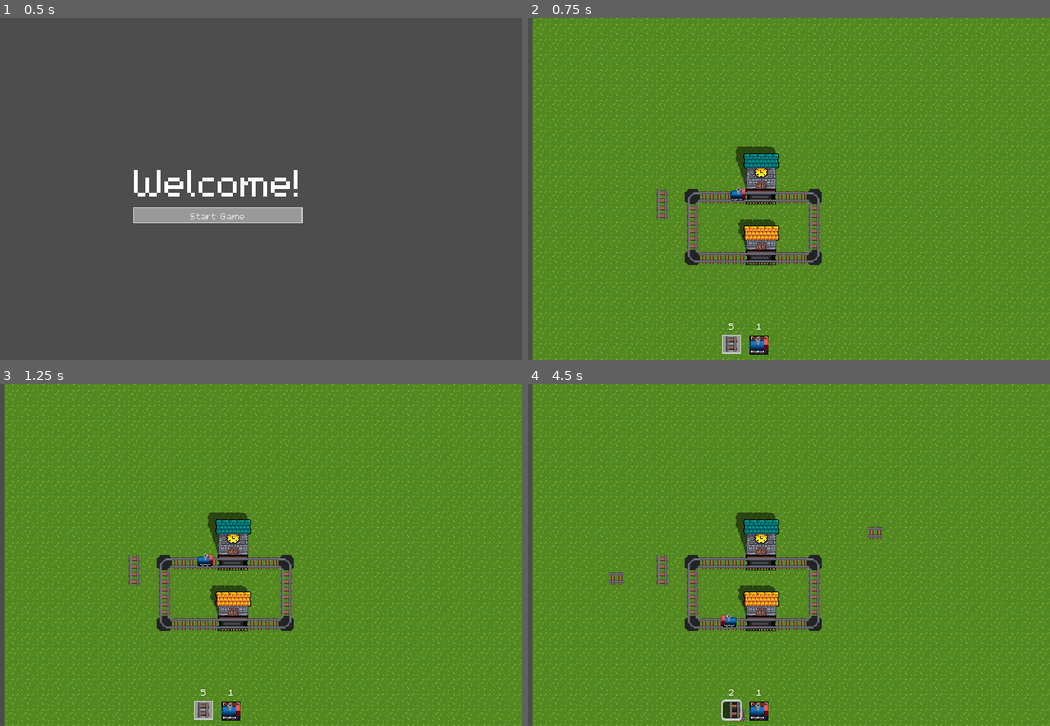
Above: before the commit, frames 1-4 (two rows, left to right).
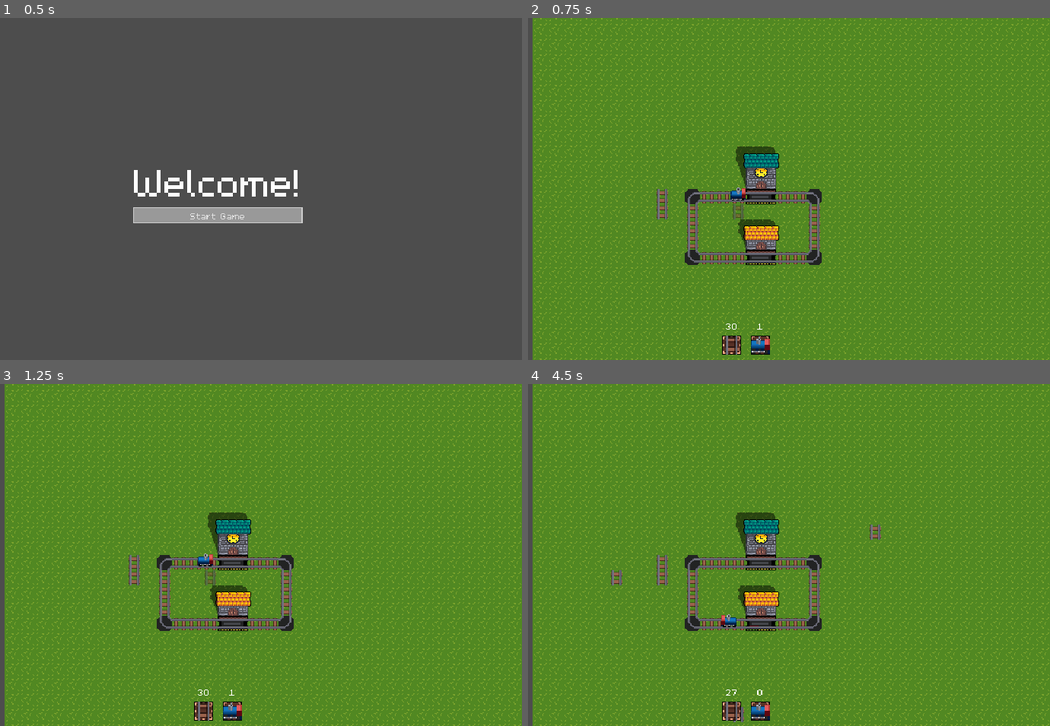
Above: after the commit, the same moments.

Repository: LaffertyDev/mini-trains
Game: Godot game, scene res://src/ui/main_menu/main_menu.tscn
The game is run twice, just before and just after one commit, with the same random seed, the same clock (stepped at 60 frames per second) and the same inputs.
Inputs (mouse positions are in pixels of both pictures, inside the frame that each line leads up to):
- Up to frame 1 (0.5 s): no input
- Up to frame 2 (0.75 s): click "Start Game" at 0.5 s
- Up to frame 3 (1.25 s): no input
- Up to frame 4 (4.5 s): click (731, 708) at 1.27 s; click (731, 708) at 2.02 s; click (731, 708) at 2.77 s; move the mouse to (877, 537) at 3.52 s; press the mouse at (877, 537) at 3.53 s; right-click (877, 537) at 3.8 s; release the mouse at (877, 537) at 4.25 s; drag from (621, 572) to (815, 561) at 4.27 s

Frame 1 is identical in both runs. In frame 2, 0.4% of the frame differs, in the area x 37-47%, y 54-99%; in frame 3, 0.4%; in frame 4, 0.5%, in the area x 15-68%, y 41-99%.

Commit message:
fix rotations

Diff:
--- a/src/entities/gridtile/gridtile.gd
+++ b/src/entities/gridtile/gridtile.gd
@@ -15,12 +15,16 @@
 	update_permitted_rotations()
 
 func rotate_tile():
-	var rotation_idx = permitted_rotations.find(current_rotation)
+	var rotation_idx = -1
+	for i in range(permitted_rotations.size()):
+		if current_rotation == permitted_rotations[i]:
+			rotation_idx = i
+			break
+
 	if rotation_idx == -1:
 		current_rotation = permitted_rotations[0]
-		pass
 	else:
-		current_rotation = (rotation_idx + 1) % permitted_rotations.size()
+		current_rotation = permitted_rotations[(rotation_idx + 1) % permitted_rotations.size()]
 		pass
 	set_sprite_match_rotation()
 	GlobalAudio.play_sound_rotate_junction()
@@ -37,15 +41,13 @@
 	var has_neighbor_right = grid_controller.get_tile_at_pos(my_position + Vector2(1, 0)) == Constants.GridType.TRACK
 
 	var rotations = []
-	if not has_neighbor_top and not has_neighbor_bottom:
-		# simple horizontal
-		rotations.append(0)
-	elif not has_neighbor_left and not has_neighbor_right:
-		# simple vertical
-		rotations.append(1)
-	elif has_neighbor_bottom and has_neighbor_top and has_neighbor_left and has_neighbor_right:
+	if has_neighbor_bottom and has_neighbor_top and has_neighbor_left and has_neighbor_right:
 		rotations = [6, 7]
 	else:
+		if has_neighbor_left and has_neighbor_right and !has_neighbor_top and !has_neighbor_bottom:
+			rotations.append(0)
+		if has_neighbor_bottom and has_neighbor_top and !has_neighbor_left and !has_neighbor_right:
+			rotations.append(1)
 		if has_neighbor_bottom and has_neighbor_right:
 			rotations.append(2)
 		if has_neighbor_left and has_neighbor_bottom:
@@ -55,6 +57,17 @@
 		if has_neighbor_top and has_neighbor_right:
 			rotations.append(5)
 
+		if has_neighbor_left and has_neighbor_right and (has_neighbor_top or has_neighbor_bottom):
+			rotations.append(6)
+		if has_neighbor_top and has_neighbor_bottom and (has_neighbor_left or has_neighbor_right):
+			rotations.append(7)
+
+		if rotations.size() == 0:
+			if has_neighbor_left or has_neighbor_right:
+				rotations.append(0)
+			else:
+				rotations.append(1)
+
 	permitted_rotations = rotations
 	var has_rotation = true
 	for r in permitted_rotations:
--- a/src/game.tscn
+++ b/src/game.tscn
@@ -10,6 +10,7 @@
 [ext_resource type="SpriteFrames" uid="uid://dydwlxhmga7ak" path="res://src/terrain/tile_highlight.tres" id="8_cdx1q"]
 [ext_resource type="PackedScene" uid="uid://fxbedv8vi18g" path="res://src/ui/hud/hud.tscn" id="8_uktfx"]
 [ext_resource type="Texture2D" uid="uid://d25puk1ne8r8s" path="res://src/entities/gridtile/rail_vertical.png" id="10_uktfx"]
+[ext_resource type="Texture2D" uid="uid://drry4iiffbktt" path="res://src/ui/build_menu/train_base.png" id="11_y2hwx"]
 
 [node name="game" type="Node2D"]
 script = ExtResource("1_bs6l1")
@@ -143,9 +144,26 @@
 
 [node name="Camera2D" type="Camera2D" parent="."]
 
-[node name="ghost" type="Sprite2D" parent="."]
+[node name="ghost_track" type="Sprite2D" parent="."]
 unique_name_in_owner = true
+visible = false
 modulate = Color(0.784314, 0.784314, 0.784314, 0.54902)
+top_level = true
 texture = ExtResource("10_uktfx")
 
+[node name="ghost_train" type="Sprite2D" parent="."]
+unique_name_in_owner = true
+visible = false
+modulate = Color(0.784314, 0.784314, 0.784314, 0.54902)
+top_level = true
+texture = ExtResource("11_y2hwx")
+
+[node name="rotate_icon" type="AnimatedSprite2D" parent="."]
+unique_name_in_owner = true
+visible = false
+modulate = Color(0.784314, 0.784314, 0.784314, 0.54902)
+top_level = true
+sprite_frames = ExtResource("8_cdx1q")
+autoplay = "default"
+
 [connection signal="timeout" from="levelup_timer" to="." method="_on_levelup_timer_timeout"]
--- a/src/grid_controller.gd
+++ b/src/grid_controller.gd
@@ -5,6 +5,15 @@
 var rail_scene = preload("res://src/entities/gridtile/gridtile.tscn")
 var build_menu_scene = preload("res://src/ui/build_menu/build_menu.tscn")
 var producer_station_scene = preload("res://src/entities/producer_station/producer_station.tscn")
+
+var ghost_track
+var ghost_train
+var rotate_icon
+
+func _ready():
+	ghost_track = get_parent().get_node("ghost_track")
+	ghost_train = get_parent().get_node("ghost_train")
+	rotate_icon = get_parent().get_node("rotate_icon")
 
 func remove_grid_tile_at_position(pos: Vector2) -> void:
 	var real_grid = get_real_tile_at_pos(pos)
@@ -14,35 +23,60 @@
 func _process(_delta: float) -> void:
 	var tile_pos = world_to_grid(get_global_mouse_position())
 	var tile = get_tile_at_pos(tile_pos)
-	var gui_control_mode: Constants.GuiControlMode = get_tree().current_scene.get_gui().get_hud_control_mode()
-	match gui_control_mode:
-		Constants.GuiControlMode.NONE:
-			var ghost = get_parent().get_node("ghost")
-			ghost.hide()
+	var real_tile = get_real_tile_at_pos(tile_pos)
+	match tile:
+		Constants.GridType.EMPTY:
+			if PlayerData.current_tracks > 0:
+				# show a ghost tile
+				ghost_track.position = grid_to_world_top_left(world_to_grid(get_global_mouse_position())) + Vector2(8, 8)
+				ghost_track.show()
+			else:
+				ghost_track.hide()
+			ghost_train.hide()
+			rotate_icon.hide()
+		Constants.GridType.TRACK:
+			if real_tile.permitted_rotations.size() == 1:
+				if PlayerData.current_trains > 0:
+					# show a ghost tile
+					ghost_train.position = grid_to_world_top_left(world_to_grid(get_global_mouse_position())) + Vector2(8, 8)
+					ghost_train.show()
+				else:
+					ghost_train.hide()
+				ghost_track.hide()
+				rotate_icon.hide()
+			else:
+				rotate_icon.position = grid_to_world_top_left(world_to_grid(get_global_mouse_position())) + Vector2(8, 8)
+				rotate_icon.show()
+		_:
+			ghost_track.hide()
+			ghost_train.hide()
+			rotate_icon.hide()
 			pass
-		Constants.GuiControlMode.TRACK:
-			if tile == Constants.GridType.EMPTY:
-				# show a ghost tile
-				var ghost = get_parent().get_node("ghost")
-				ghost.position = grid_to_world_top_left(world_to_grid(get_global_mouse_position())) + Vector2(8, 8)
-				ghost.show()
-			else:
-				var ghost = get_parent().get_node("ghost")
-				ghost.position = grid_to_world_top_left(world_to_grid(get_global_mouse_position())) + Vector2(8, 8)
-				ghost.hide()
 
-			if Input.is_action_pressed("primary_action"):
-				if tile == Constants.GridType.EMPTY and PlayerData.current_tracks > 0:
-					set_grid_at_pos(tile_pos, Constants.GridType.TRACK)
-					PlayerData.handle_build()
-					GlobalAudio.play_sound_place_tile()
-					get_tree().call_group("grid_tiles", "update_permitted_rotations")
-			elif Input.is_action_pressed("secondary_action"):
-				if tile == Constants.GridType.TRACK:
-					PlayerData.handle_recycle()
-					remove_grid_tile_at_position(tile_pos)
-					get_tree().call_group("grid_tiles", "update_permitted_rotations")
-					GlobalAudio.play_sound_recycle_tile()
+	if Input.is_action_just_pressed("primary_action"):
+		if tile == Constants.GridType.TRACK:
+			if real_tile.permitted_rotations.size() > 1:
+				real_tile.rotate_tile()
+
+	if Input.is_action_pressed("primary_action"):
+		if tile == Constants.GridType.EMPTY and PlayerData.current_tracks > 0:
+			set_grid_at_pos(tile_pos, Constants.GridType.TRACK)
+			PlayerData.handle_build()
+			GlobalAudio.play_sound_place_tile()
+			get_tree().call_group("grid_tiles", "update_permitted_rotations")
+		if tile == Constants.GridType.TRACK:
+			if real_tile.permitted_rotations.size() == 1 and PlayerData.current_trains > 0:
+				var train_ins = train_scene.instantiate()
+				train_ins.position = grid_to_world_top_left(tile_pos)
+				get_parent().add_child(train_ins)
+				PlayerData.handle_make_train()
+				GlobalAudio.play_sound_place_tile()
+	elif Input.is_action_pressed("secondary_action"):
+		if tile == Constants.GridType.TRACK:
+			PlayerData.handle_recycle()
+			remove_grid_tile_at_position(tile_pos)
+			get_tree().call_group("grid_tiles", "update_permitted_rotations")
+			GlobalAudio.play_sound_recycle_tile()
 
 func set_grid_at_pos(grid_pos: Vector2, grid_type: Constants.GridType) -> void:
 	var rail = rail_scene.instantiate()
--- a/src/player_data.gd
+++ b/src/player_data.gd
@@ -12,7 +12,7 @@
 signal player_data_changed
 
 func reset_game() -> void:
-	current_tracks = 5
+	current_tracks = 30
 	current_trains = 1
 
 	stat_time_elapsed = 0
@@ -36,6 +36,10 @@
 	current_tracks -= 1
 	player_data_changed.emit()
 
+func handle_make_train() -> void:
+	current_trains -= 1
+	player_data_changed.emit()
+
 func handle_recycle() -> void:
 	current_tracks += 1
 	player_data_changed.emit()
--- a/src/ui/hud/hud.gd
+++ b/src/ui/hud/hud.gd
@@ -1,19 +1,6 @@
 extends Control
 class_name GuiController
-
-var current_track_mode = Constants.GuiControlMode.NONE
 
 func sync_gui():
 	%rail_label.text = str(PlayerData.current_tracks)
 	%train_label.text = str(PlayerData.current_trains)
-
-func get_hud_control_mode() -> Constants.GuiControlMode:
-	return current_track_mode
-
-func _on_rail_button_toggled(toggled_on: bool) -> void:
-	if toggled_on:
-		current_track_mode = Constants.GuiControlMode.TRACK
-		print("toggled on")
-	else:
-		current_track_mode = Constants.GuiControlMode.NONE
-		print("toggled off")
--- a/src/ui/hud/hud.tscn
+++ b/src/ui/hud/hud.tscn
@@ -47,14 +47,7 @@
 text = "7"
 horizontal_alignment = 1
 
-[node name="rail_button" type="Button" parent="MarginContainer/HBoxContainer/Rails/VBoxContainer"]
-unique_name_in_owner = true
-layout_mode = 2
-toggle_mode = true
-icon = ExtResource("1_jobw0")
-
 [node name="Sprite2D2" type="TextureRect" parent="MarginContainer/HBoxContainer/Rails/VBoxContainer"]
-visible = false
 layout_mode = 2
 texture = ExtResource("1_cvkdw")
 
@@ -89,5 +82,3 @@
 offset_right = 20.0
 offset_bottom = 20.0
 texture = ExtResource("4_076te")
-
-[connection signal="toggled" from="MarginContainer/HBoxContainer/Rails/VBoxContainer/rail_button" to="." method="_on_rail_button_toggled"]
Not shown: 1 places in src/game.tscn that only renumber resources
Not shown, changed: doc/tasks.md
Not shown, changed: doc/timeline.md
